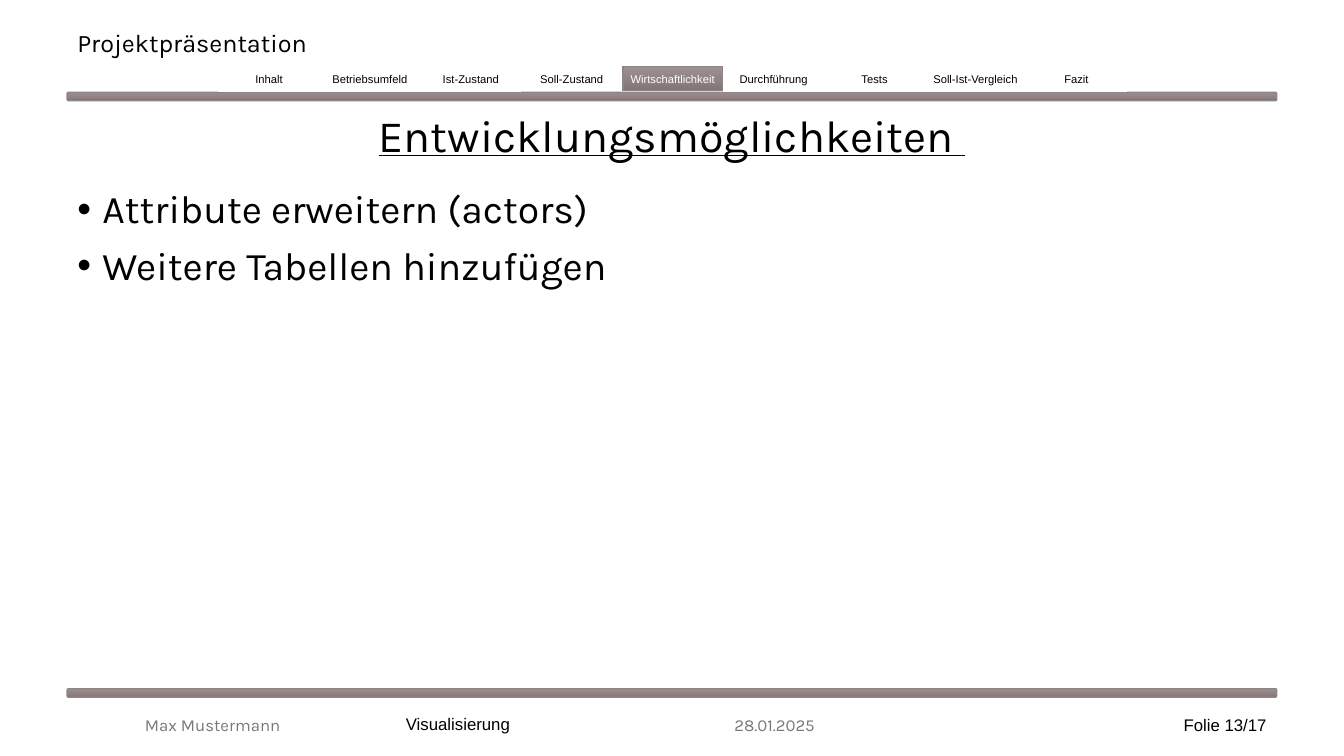
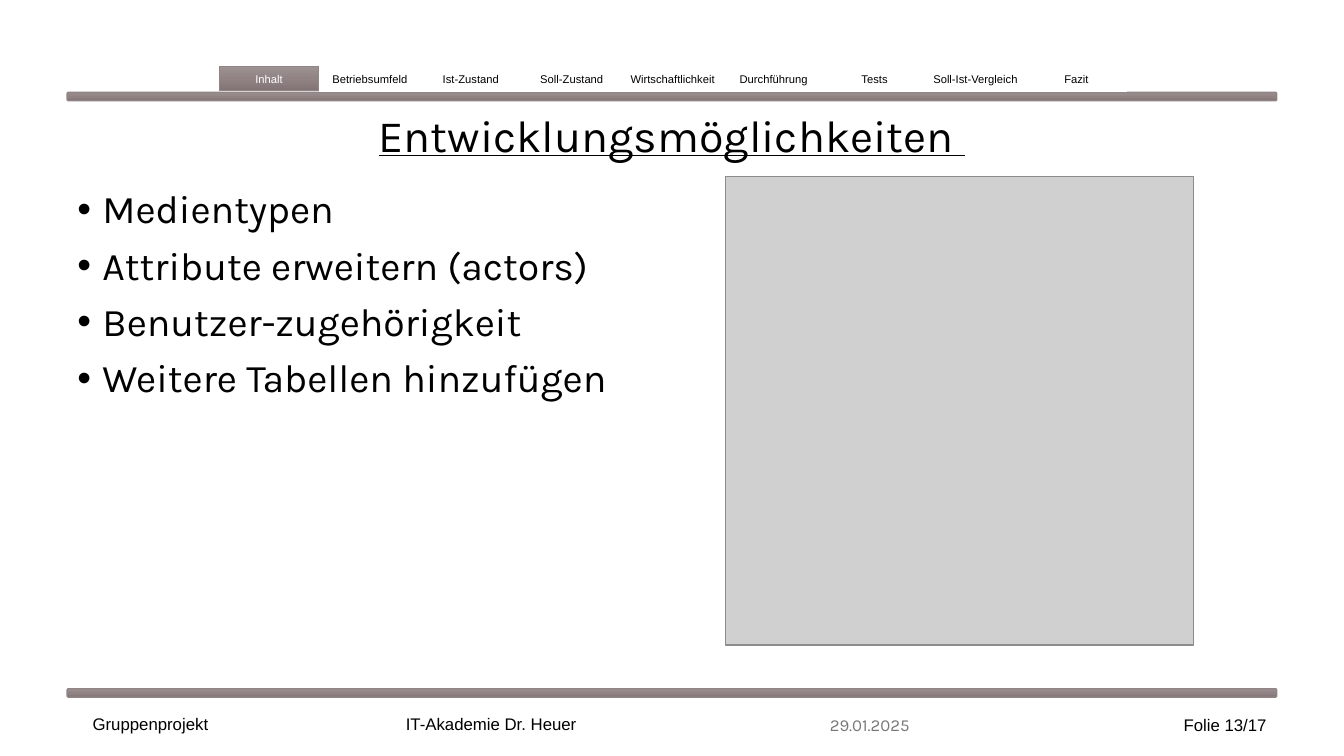
Before and after one commit to EkaterinaShmeleva/MediaManagementSystem, a slide deck: slide 13 of Medienverwaltungsdatenbank Gruppe1.pptx. Drawn at 1344x756 pixels with LibreOffice and Linux fonts; fonts in the diff are those of the drawing; grey boxes stand for pictures. Boxes give left, top, right and bottom in pixels: in the first picture for what was removed or moved away, otherwise in the second. Text is boxed around its words. In the diff, an @@ line names an element or a change of style, - is before the commit and + after.

Commit message:
Präsentation Inhalt aufgebaut

```diff
--- a/Medienverwaltungsdatenbank Gruppe1.pptx
+++ b/Medienverwaltungsdatenbank Gruppe1.pptx
@@ title removed at (77,34,307,58) @@
-Projektpräsentation
@@ rectangle "Inhalt" at (220,67,319,91): text colour #000000 to #FFFFFF; fill #FFFFFF to gradient #9D9293 to #928384 to #827475; outline #FFFFFF 1.5 pt to #918485 1 pt @@
@@ rectangle "Soll-Zustand": place and size @@
-rectangle "Soll-Zustand" at (540,75,603,83)
+rectangle "Soll-Zustand" at (522,67,621,91)
@@ rectangle "Soll-Zustand" at (522,67,621,91): fill none to #FFFFFF; outline none to #FFFFFF 1.5 pt @@
@@ rectangle "Wirtschaftlichkeit" at (623,67,722,91): text colour #FFFFFF to #000000; fill gradient #9D9293 to #928384 to #827475 to #FFFFFF; outline #918485 1 pt to #FFFFFF 1.5 pt @@
@@ picture added at (726,176,1195,645) @@
@@ text at (102,196,333,233): paragraph added @@
+• Medientypen
@@ text at (102,309,521,346): paragraph added @@
+• Benutzer-zugehörigkeit
@@ text at (93,718,209,734): text changed; font Karla to Arial; text colour #797979 to #000000 @@
-Max Mustermann
+Gruppenprojekt
@@ text at (406,718,577,730): text changed @@
-Visualisierung
+IT-Akademie Dr. Heuer
@@ text at (830,720,910,731): text changed @@
-28.01.2025
+29.01.2025
```
Also in this commit, not shown: 12 other slides changed, 1 slide added, 1 slide removed, 1 other file.
